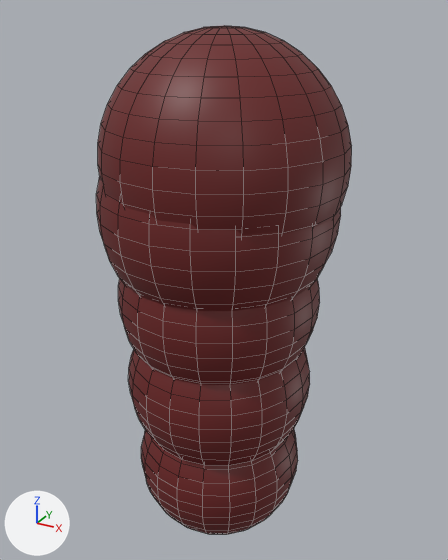
A saved change to the FBX model Assets/Bounds/House6.fbx.
Rendered twice from a 50 mm camera at (2.686, -4.37, 0.551) aimed at (2.376, -3.806, 0.269). The axes (+X, +Y, +Z) are drawn at lower left. The lights are the same throughout. Mesh edges are drawn as thin lines. Where no turn or scale is listed for an object, it has been applied to the vertices.

In view in the first picture: 'House6Ball1', 'House6Ball2', 'House6Ball3', 'House6Ball4', 'House6Ball5'.
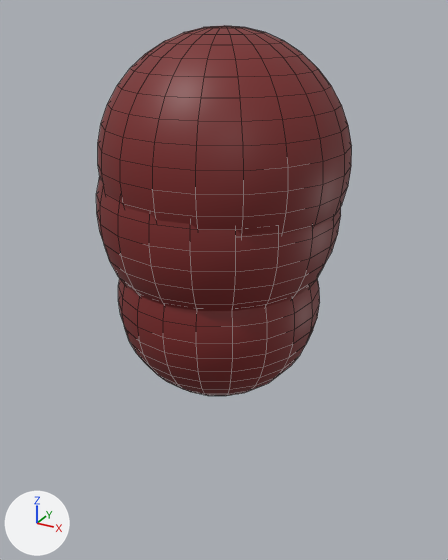
Pixel boxes (x1, y1, x2, y2) of what changed, in the pictures (448 x 560 px; the box of a moved part takes in the faces that stretch with it):
'House6Ball4', mesh turned, reshaped
    both: (96, 176, 341, 311)
'House6Ball3', reshaped
    before: (118, 278, 320, 385)
    after: (118, 278, 320, 396)
'House6Ball2', deleted
    before: (128, 347, 310, 465)
'House6Ball1', deleted
    before: (141, 429, 298, 534)
part 1 of me_mesh_001, moved or reshaped
    before: (128, 347, 310, 465)
    after: (107, 197, 319, 309)
part 2 of me_mesh, moved or reshaped
    before: (141, 429, 298, 534)
    after: (121, 279, 317, 396)

Diff of the bpy script that builds the scene:
```diff
--- a/Assets/Bounds/House6.fbx.py
+++ b/Assets/Bounds/House6.fbx.py
@@ me_mesh @@
 me_mesh.from_pydata(...)  # 382 vertices, 400 faces; spans x -0.098..0.098, y -0.098..0.098, z -0.098..0.098
+# me_mesh part 2: the whole mesh is multiplied about its middle by the matrix ((10.181, 0.0, 0.0), (0.0, 0.0, 10.181), (0.0, -10.181, 0.0))
 me_mesh.materials.append(mat_lambert1)
@@ me_mesh_001 @@
 me_mesh_001.from_pydata(...)  # 382 vertices, 400 faces; spans x -0.107..0.107, y -0.107..0.107, z -0.107..0.107
+# me_mesh_001 part 1: the whole mesh is turned -90 degrees about the x axis through its middle and scaled by 9.36
 me_mesh_001.materials.append(mat_lambert1)
@@ ob_house6ball1 @@
-ob_house6ball1 = bpy.data.objects.new('House6Ball1', me_mesh)
-ob_house6ball1.location = (2.376, -3.819, 0.04)
@@ ob_house6ball3 @@
-ob_house6ball3 = bpy.data.objects.new('House6Ball3', me_mesh_002)
+ob_house6ball3 = bpy.data.objects.new('House6Ball3', me_mesh)
 ob_house6ball3.location = (2.377, -3.819, 0.256)
@@ ob_house6ball2 @@
-ob_house6ball2 = bpy.data.objects.new('House6Ball2', me_mesh_001)
-ob_house6ball2.location = (2.376, -3.819, 0.152)
@@ ob_house6ball4 @@
-ob_house6ball4 = bpy.data.objects.new('House6Ball4', me_mesh_003)
+ob_house6ball4 = bpy.data.objects.new('House6Ball4', me_mesh_001)
 ob_house6ball4.location = (2.377, -3.819, 0.357)
```
